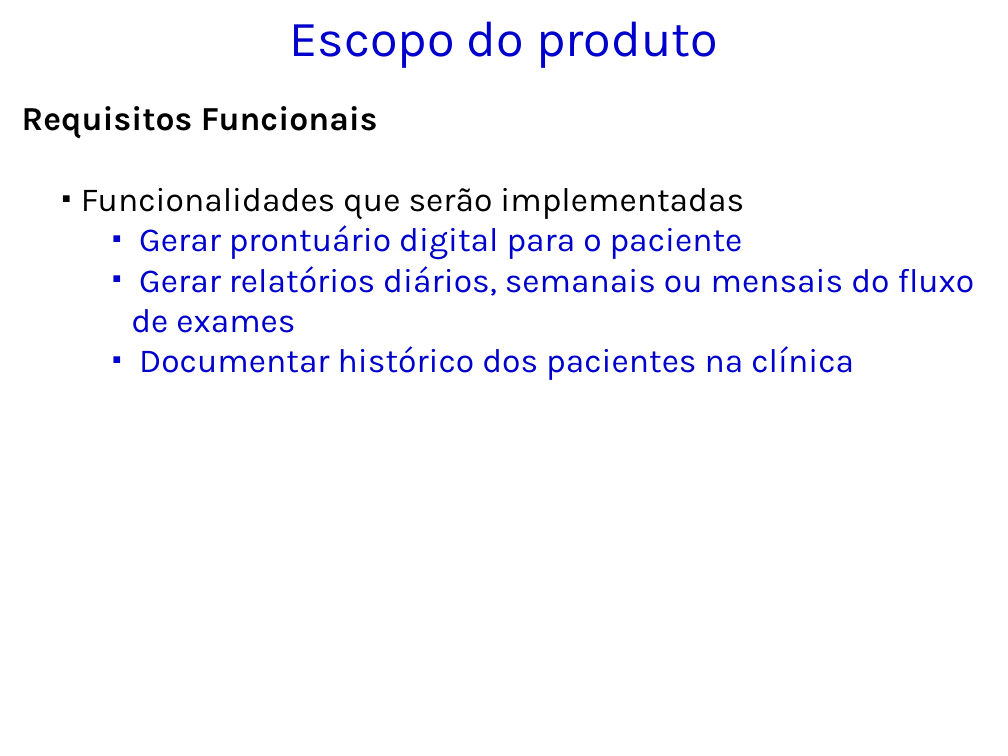
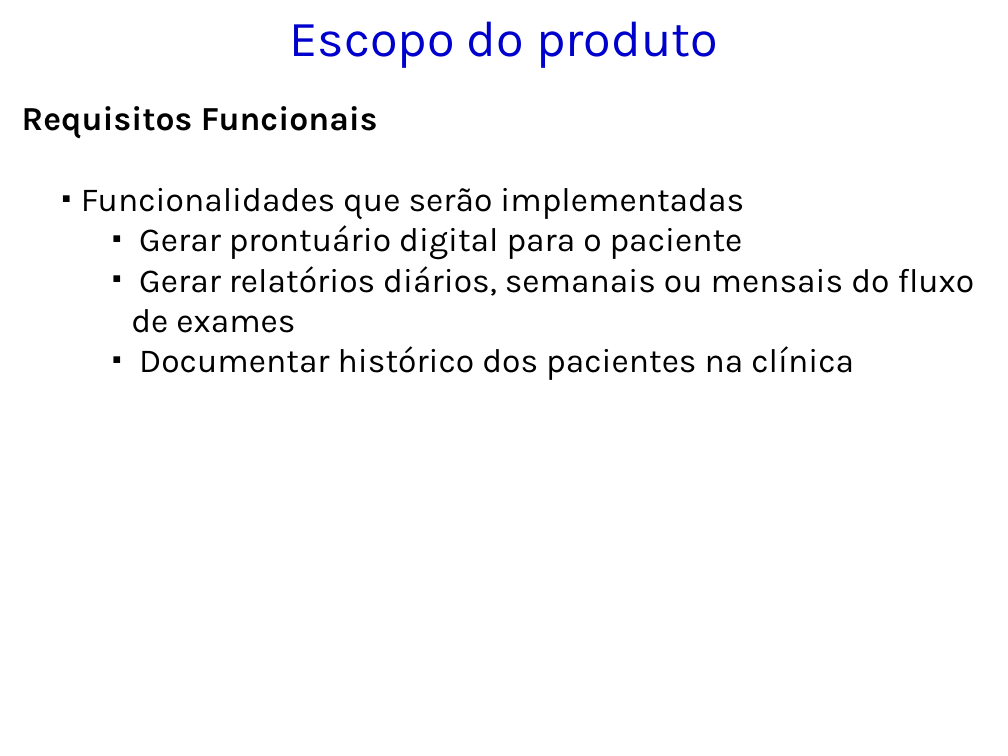
Before and after one commit to kokmz/TCCHUE, a slide deck: slide 15 of Arquivos do Anselmo preencidos - Semestre passado/GPS_2014_Modelo de Apresentação_PI.pptx (slide 6 before the commit). Drawn at 1008x756 pixels with LibreOffice and Linux fonts; fonts in the diff are those of the drawing; background and template pictures are left out. Boxes give left, top, right and bottom in pixels: in the first picture for what was removed or moved away, otherwise in the second. Text is boxed around its words. In the diff, an @@ line names an element or a change of style, - is before the commit and + after.

```diff
--- a/Arquivos do Anselmo preencidos - Semestre passado/GPS_2014_Modelo de Apresentação_PI.pptx
+++ b/Arquivos do Anselmo preencidos - Semestre passado/GPS_2014_Modelo de Apresentação_PI.pptx
@@ text at (x1=131, y1=225, x2=975, y2=380): text colour #0000CC to #000000 in "Gerar prontuário digital para o paciente", "Gerar relatórios diários, semanais ou mensais do ...", "Documentar histórico dos pacientes na clínica" @@
```
Also in this commit, not shown: 12 other slides changed, 12 slides added.
